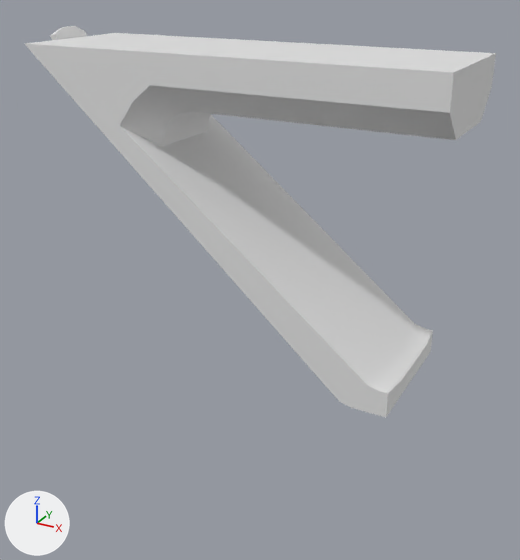
Two versions of the FBX model Assets/Art/Meshs/1-Enviros/Kit/Gateway/SM_GatewayClamp_02.fbx, one commit apart.
One viewpoint serves both versions: a 50 mm camera at (1.27, -5.21, 2.91) aimed at (-1.4, -0.35, 0.48). The axes (+X, +Y, +Z) are drawn at lower left. The lights are the same throughout. The older version comes first. Where no turn or scale is listed for an object, it has been applied to the vertices.

Names of what the first picture shows: 'SM_GatewayClamp_02'.
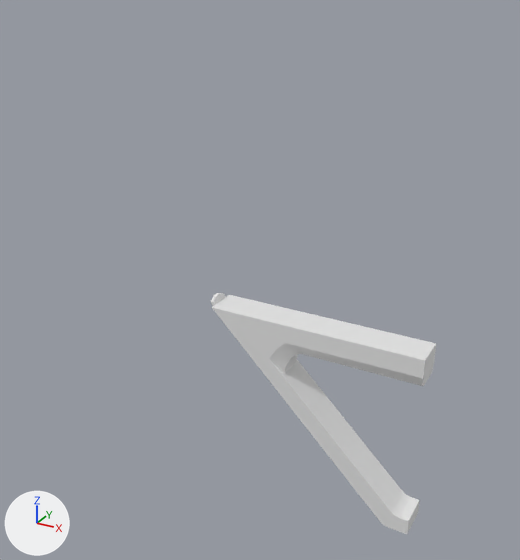
Changed parts and their boxes (x1, y1, x2, y2) in the pictures (520 x 560 px; the box of a moved part takes in the faces that stretch with it):
'SM_GatewayClamp_02', reshaped (52% narrower, 38% shorter): before (25, 26, 496, 418); after (211, 293, 436, 534)
part 1 of me_cube_009, moved or reshaped: before (50, 26, 87, 40); after (211, 293, 226, 306)
part 2 of me_cube_009, moved or reshaped: before (25, 33, 496, 418); after (212, 295, 436, 534)

What the commit changed:
me_cube_009 is used by ob_sm_gatewayclamp_02; location (0.0, 0.0, 0.0).
me_cube_009 had 77 vertices, 78 faces and spanned x -3.14..0.22, y -1.07..0.0, z 0.0..2.45.
me_cube_009 now has 77 vertices, 78 faces and spans x -2.09..0.01, y -0.16..0.16, z -1.8..0.07.
me_cube_009 part 1: the loose piece of 31 vertices spanning x -3.14..-1.33, y -0.71..-0.36, z 0.89..2.45 is scaled about its middle by (0.665, 0.537, 0.763), then moved by (0.75, 0.54, -2.19).
me_cube_009 part 2: 46 of 77 vertices moved; they spanned x -3.04..0.22, y -1.07..0.0, z 0.0..2.36 and now span x -2.02..0.01, y -0.16..0.16, z -1.8..0.0; mean shift (0.25, 0.54, -2.05); largest move (-3.04, -1.07, 2.36) -> (-2.02, -0.16, 0.0).
